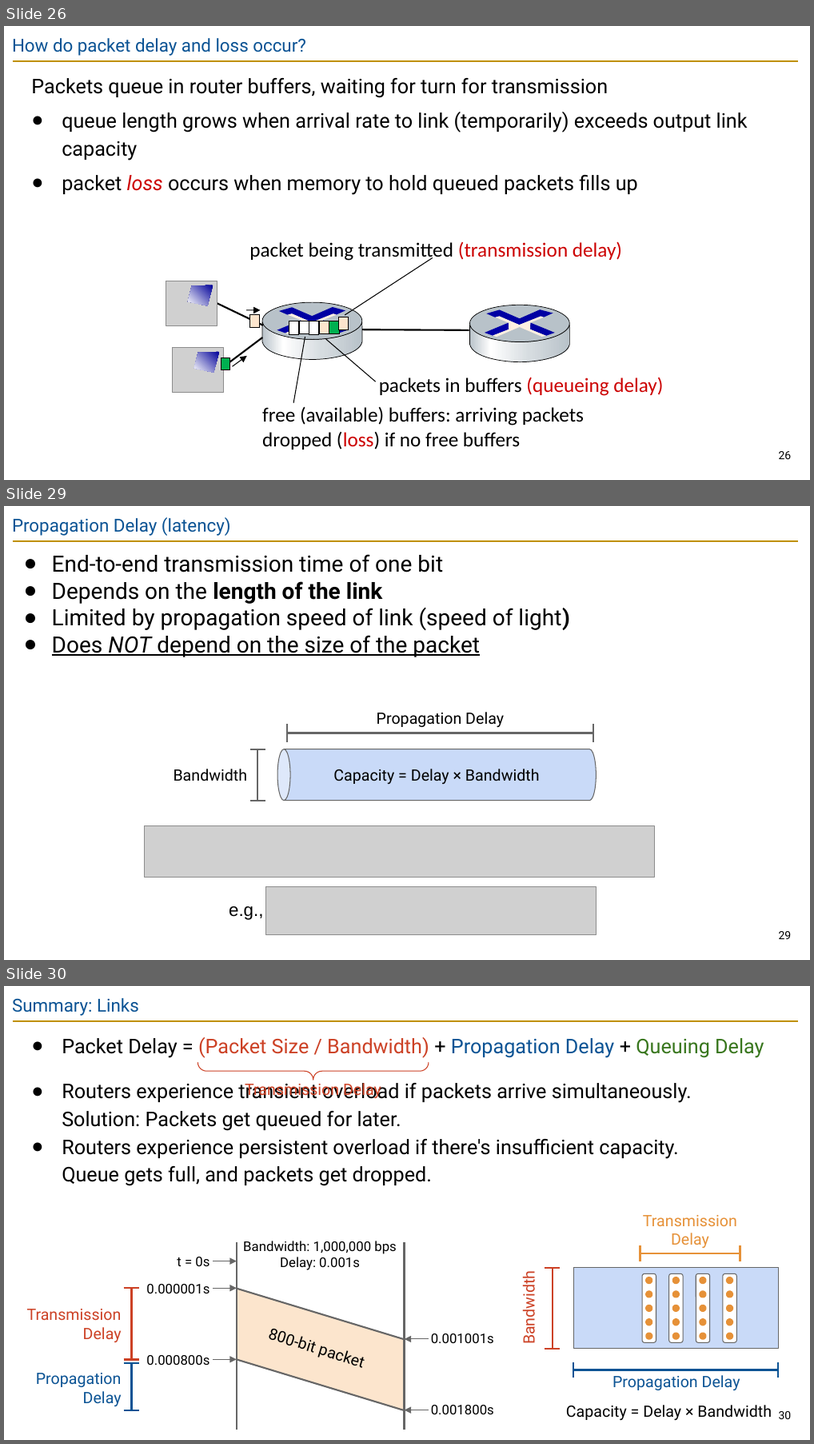
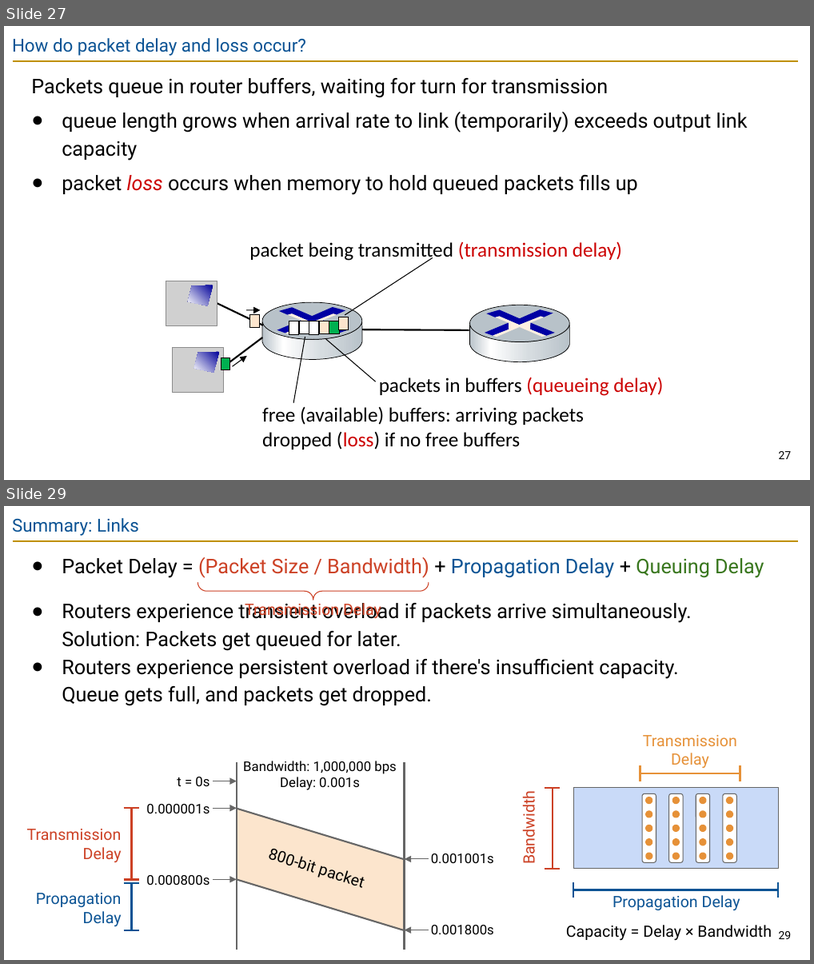
Before and after one commit to guhofstra/CSC175Sp26, a slide deck: PPTs/Lecture 3 - Links.pptx. Shown one above the other, each under a label of ours: slides 26, 29 and 30 before the commit, slides 27 and 29 after it; the slides between them are not shown. The pictures are 814x1444 and 814x964 pixels, drawn with LibreOffice and Linux fonts; fonts in the diff are those of the drawing; grey boxes stand for pictures. Boxes give left, top, right and bottom in pixels: in the first picture for what was removed or moved away, otherwise in the second. Text is boxed around its words. In the diff, an @@ line names an element or a change of style, - is before the commit and + after.

```diff
--- a/PPTs/Lecture 3 - Links.pptx
+++ b/PPTs/Lecture 3 - Links.pptx
@@ slide 29 removed at (x1=4, y1=506, x2=810, y2=960), background #FFFFFF; not listed: 1 template element that a slide beside it also shows @@
@@ title removed at (x1=12, y1=517, x2=231, y2=536) @@
-Propagation Delay (latency)
@@ text removed at (x1=52, y1=554, x2=570, y2=657) @@
-● End-to-end transmission time of one bit
-● Depends on the length of the link
-● Limited by propagation speed of link (speed of light)
-● Does NOT depend on the size of the packet
@@ text removed at (x1=377, y1=712, x2=504, y2=728) @@
-Propagation Delay
@@ line removed from (287, 724) to (287, 741) @@
@@ line removed from (287, 732) to (594, 732) @@
@@ line removed from (594, 724) to (594, 741) @@
@@ text removed at (x1=174, y1=768, x2=248, y2=781) @@
-Bandwidth
@@ line removed from (250, 748) to (266, 748) @@
@@ line removed from (258, 800) to (258, 748) @@
@@ cylinder removed at (x1=278, y1=748, x2=596, y2=800) @@
@@ text removed at (x1=334, y1=768, x2=540, y2=784) @@
-Capacity = Delay × Bandwidth
@@ line removed from (250, 800) to (266, 800) @@
@@ picture removed at (x1=144, y1=826, x2=654, y2=878) @@
@@ picture removed at (x1=266, y1=886, x2=597, y2=934) @@
@@ text removed at (x1=229, y1=906, x2=263, y2=920) @@
-e.g.,
@@ page number removed at (x1=779, y1=931, x2=792, y2=939) @@
-29
@@ what was slide 26 is now slide 27 @@
@@ page number at (x1=779, y1=451, x2=792, y2=459): text changed @@
-26
+27
@@ what was slide 30 is now slide 29 @@
@@ page number at (x1=779, y1=931, x2=792, y2=939): text changed @@
-30
+29
```
Also in this commit, not shown: 8 slides changed, 4 other files.
